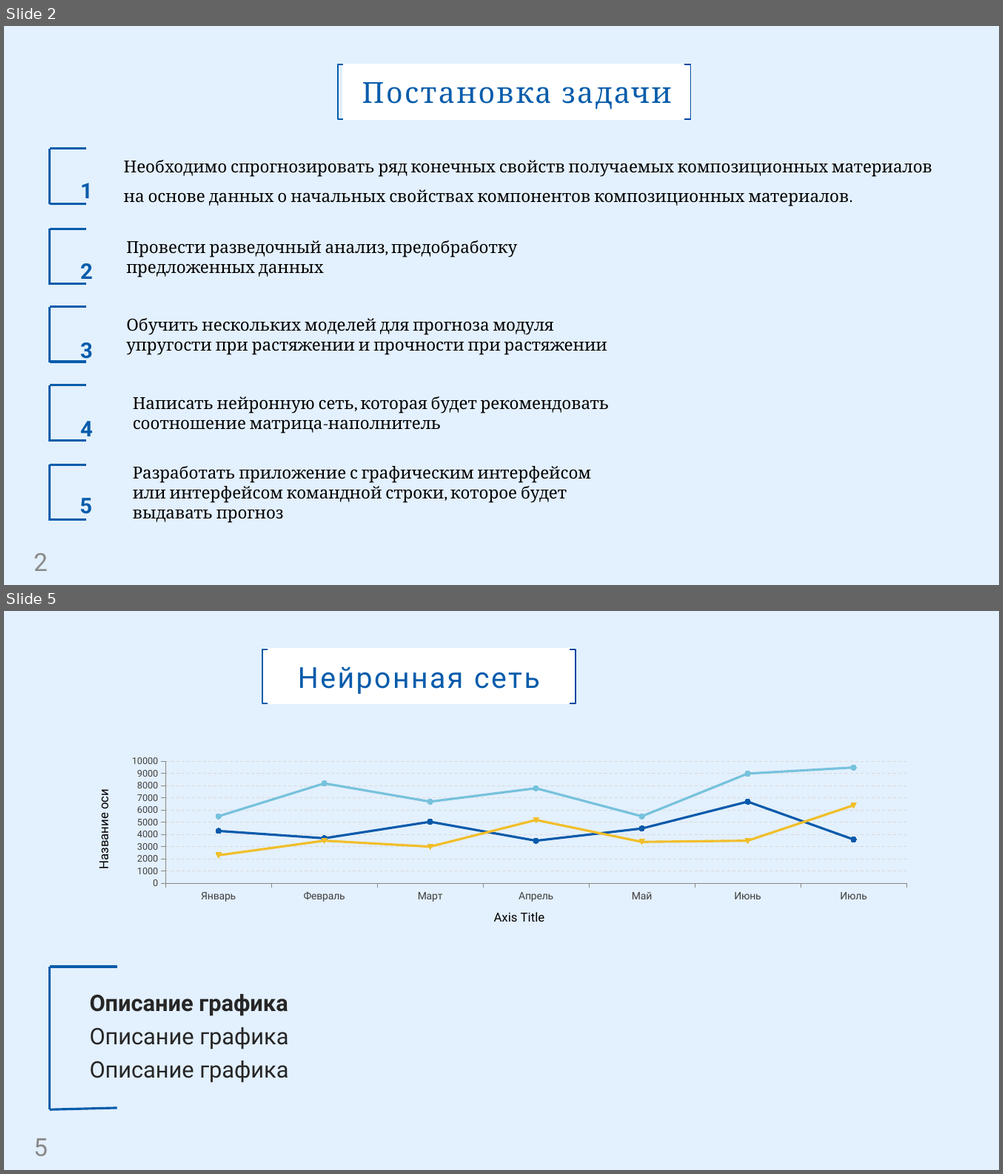
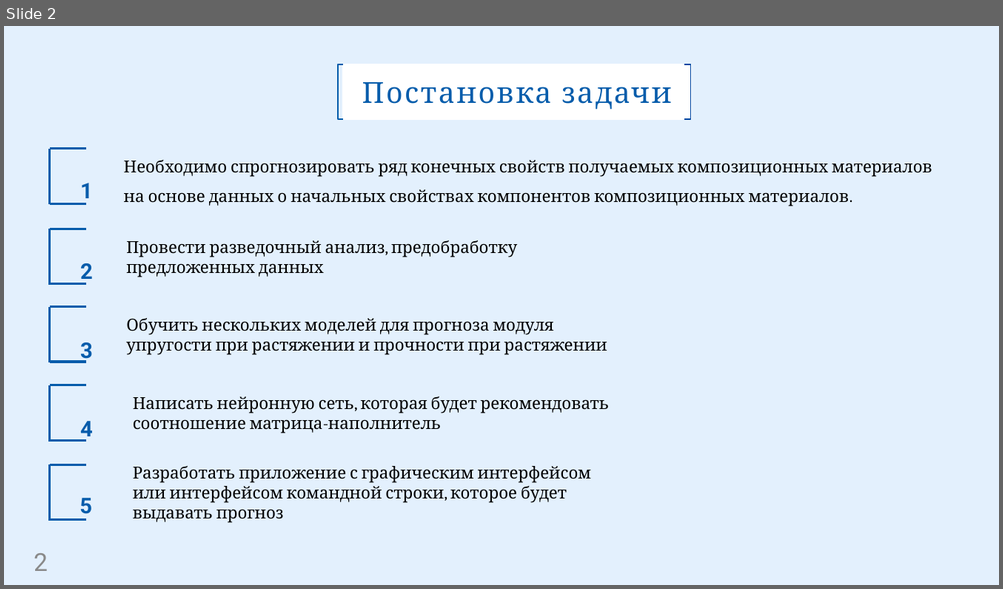
Before and after one commit to NowakDA/VKR, a slide deck: VKR_presentation.pptx. Shown one above the other, each under a label of ours: slides 2 and 5 before the commit, slide 2 after it; the slides between them are not shown. The pictures are 1003x1174 and 1003x589 pixels, drawn with LibreOffice and Linux fonts; fonts in the diff are those of the drawing; background and template pictures are left out. Boxes give left, top, right and bottom in pixels: in the first picture for what was removed or moved away, otherwise in the second. Text is boxed around its words. In the diff, an @@ line names an element or a change of style, - is before the commit and + after.

```diff
--- a/VKR_presentation.pptx
+++ b/VKR_presentation.pptx
@@ slide 5 removed at (4,611,999,1170), background #E3F0FD @@
@@ rectangle removed at (262,649,575,703) @@
-Нейронная сеть
@@ freeform shape removed at (262,649,267,703) @@
@@ freeform shape removed at (569,649,575,703) @@
@@ line chart removed at (79,752,923,941) @@
-categories: Январь, Февраль, Март, Апрель, Май, Июнь, Июль
-Series 1: 4300, 3700, 5000, 3500, 4500, 6700, 3600
-Series 2: 5500, 8200, 6700, 7800, 5500, 9000, 9500
-Series 3: 2300, 3500, 3000, 5200, 3400, 3500, 6400
@@ line removed from (50, 967) to (50, 1111) @@
@@ line removed from (50, 967) to (116, 967) @@
@@ text removed at (90,994,288,1083) @@
-Описание графика
-Описание графика
-Описание графика
@@ line removed from (50, 1111) to (116, 1109) @@
@@ page number removed at (34,1139,48,1156) @@
-5
```
Also in this commit, not shown: 3 slides changed, 1 slide added.
